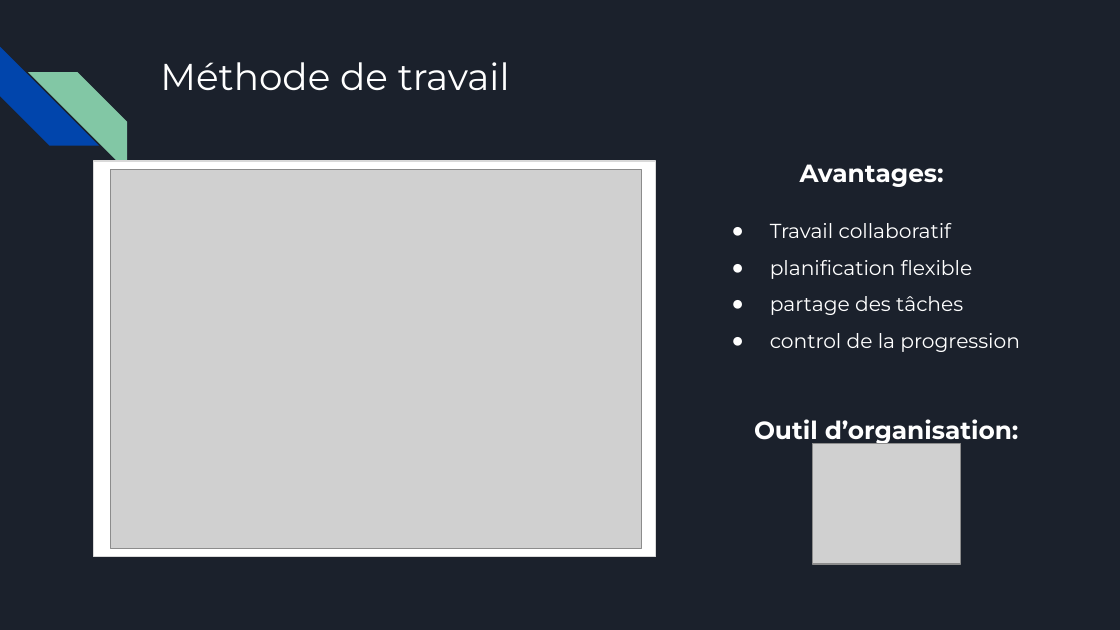
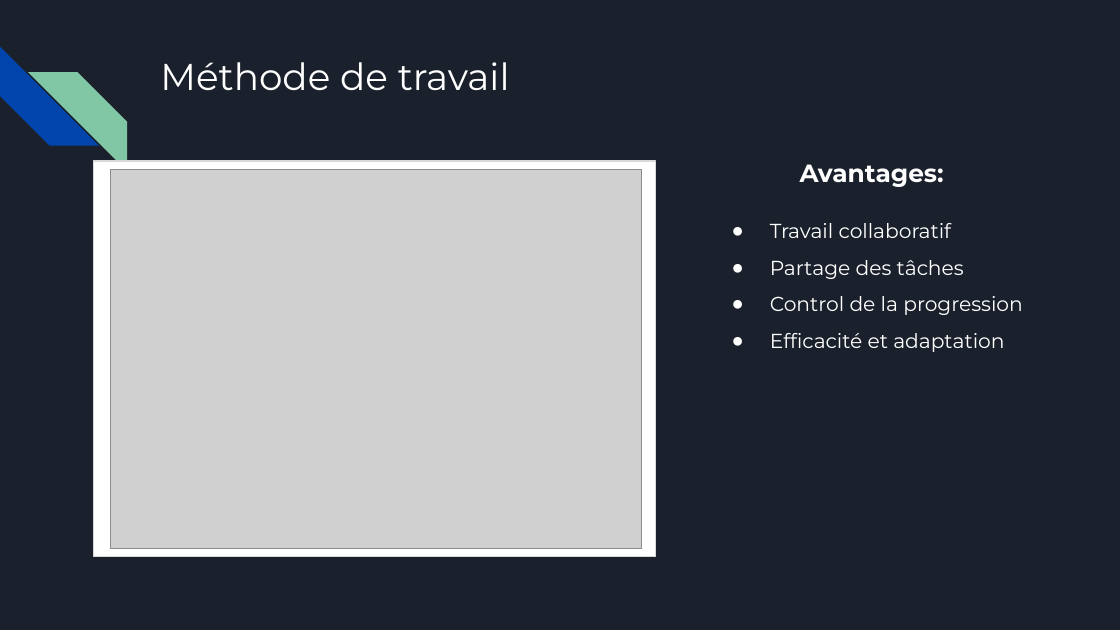
Before and after one commit to cyrilmarceau/Bigscreen, a slide deck: slide 5 of Présentation oral.pptx. Drawn at 1120x630 pixels with LibreOffice and Linux fonts; fonts in the diff are those of the drawing; grey boxes stand for pictures. Boxes give left, top, right and bottom in pixels: in the first picture for what was removed or moved away, otherwise in the second. Text is boxed around its words. In the diff, an @@ line names an element or a change of style, - is before the commit and + after.

```diff
--- a/Présentation oral.pptx
+++ b/Présentation oral.pptx
@@ text at [770, 260, 1023, 352]: text changed @@
-● planification flexible
-● partage des tâches
-● control de la progression
+● Partage des tâches
+● Control de la progression
+● Efficacité et adaptation
@@ text removed at [754, 419, 1019, 445] @@
-Outil d’organisation:
@@ picture removed at [812, 444, 960, 564] @@
```
Also in this commit, not shown: 4 other slides changed, 2 slides added, 1 slide removed, 1 other file.
